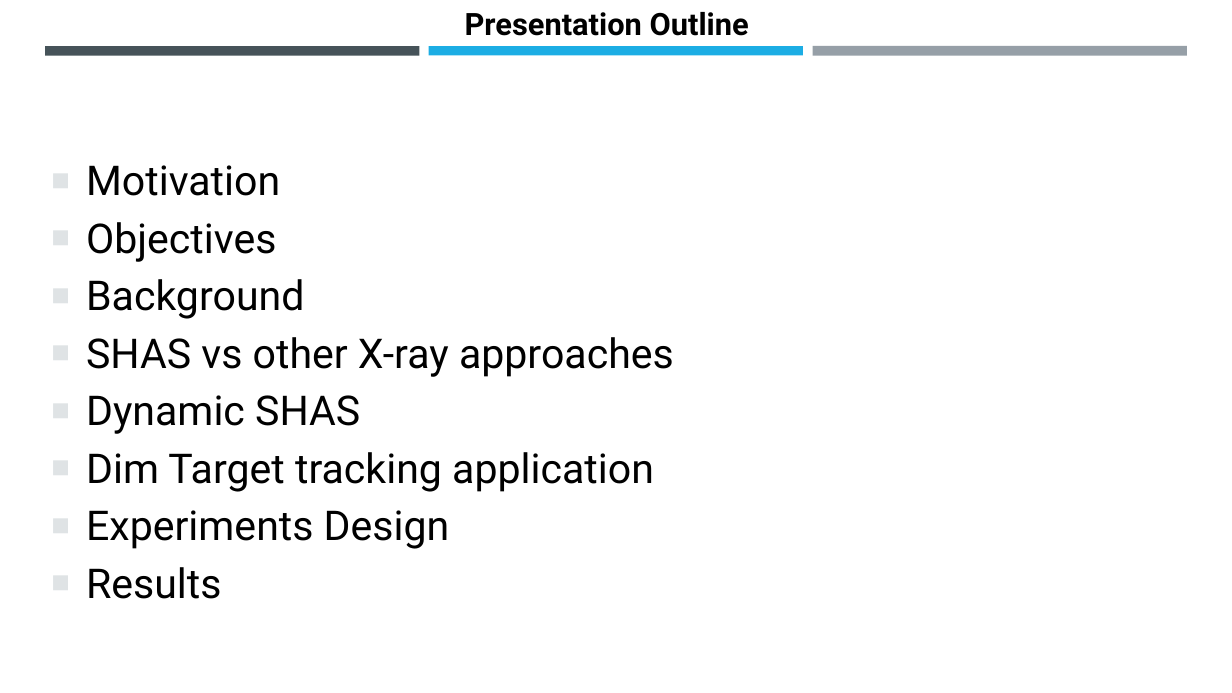
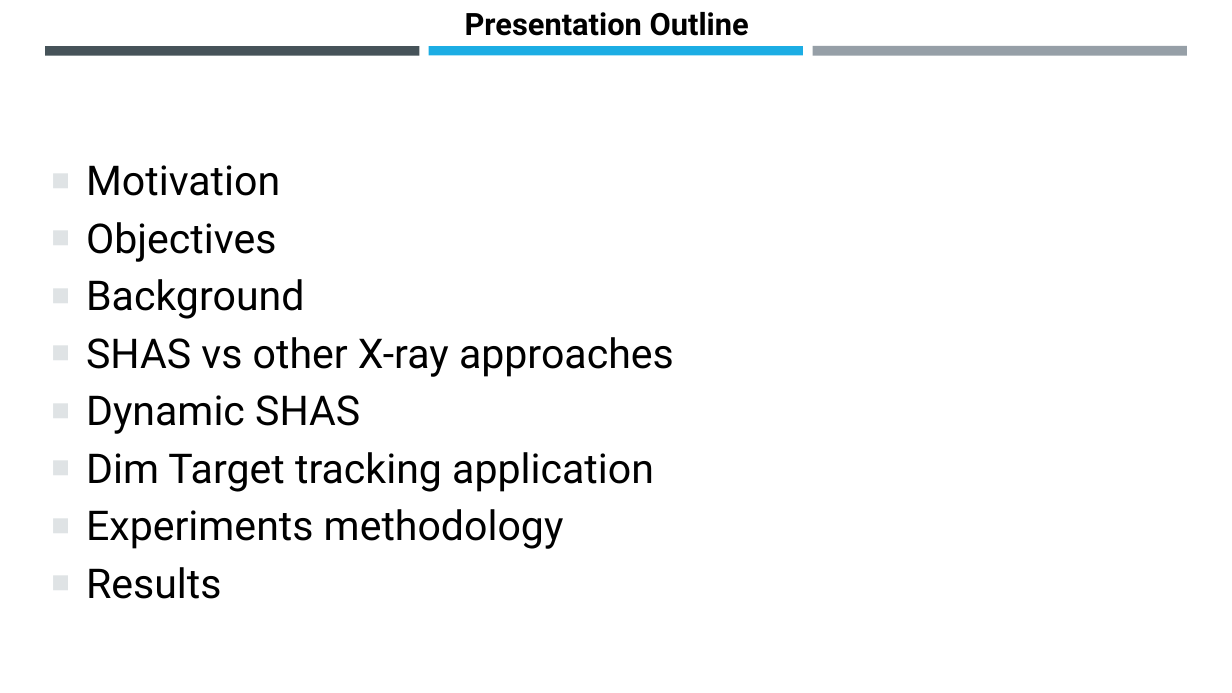
Before and after one commit to gvol11/MGA-MFD, a slide deck: slide 2 of Future Forward.pptx. Drawn at 1232x693 pixels with LibreOffice and Linux fonts; fonts in the diff are those of the drawing. Boxes give left, top, right and bottom in pixels: in the first picture for what was removed or moved away, otherwise in the second. Text is boxed around its words. In the diff, an @@ line names an element or a change of style, - is before the commit and + after.

```diff
--- a/Future Forward.pptx
+++ b/Future Forward.pptx
@@ text at [86,509,564,549]: text changed @@
-■ Experiments Design
+■ Experiments methodology
```
Also in this commit, not shown: 3 other slides changed, 2 slides removed.
